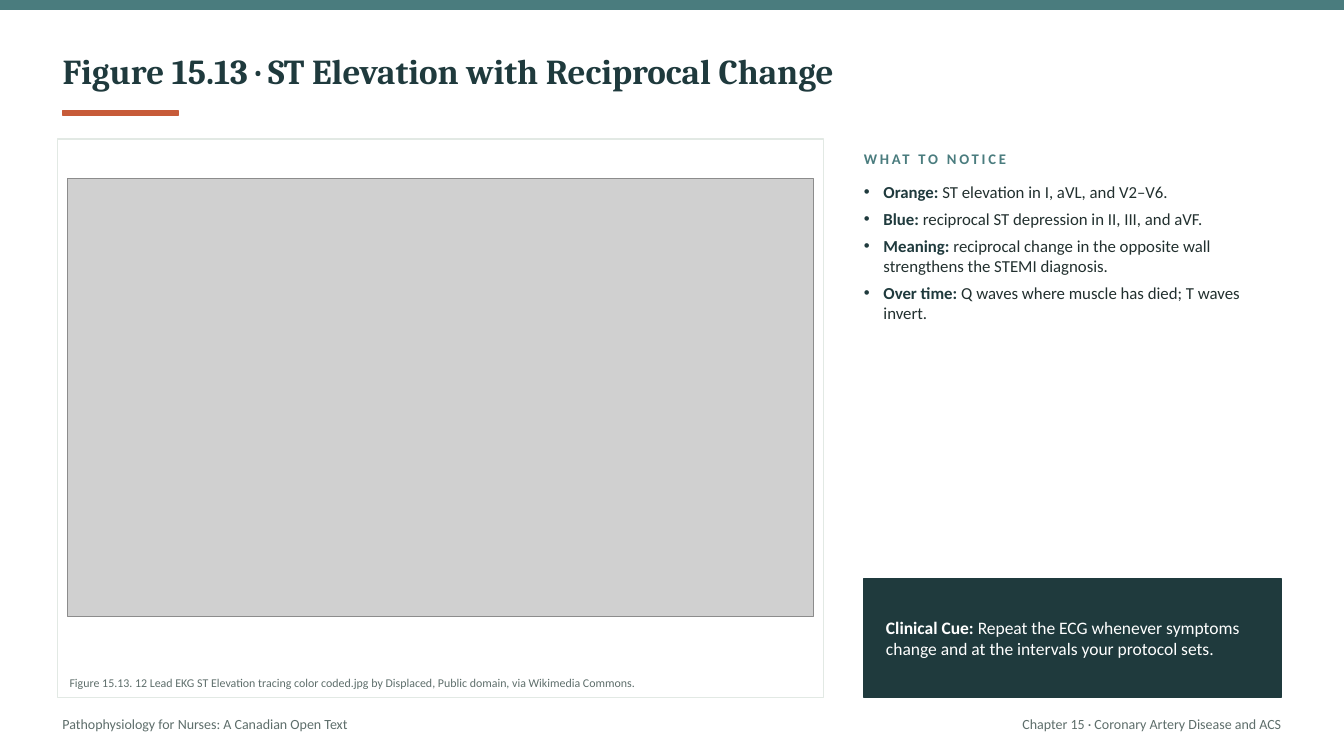
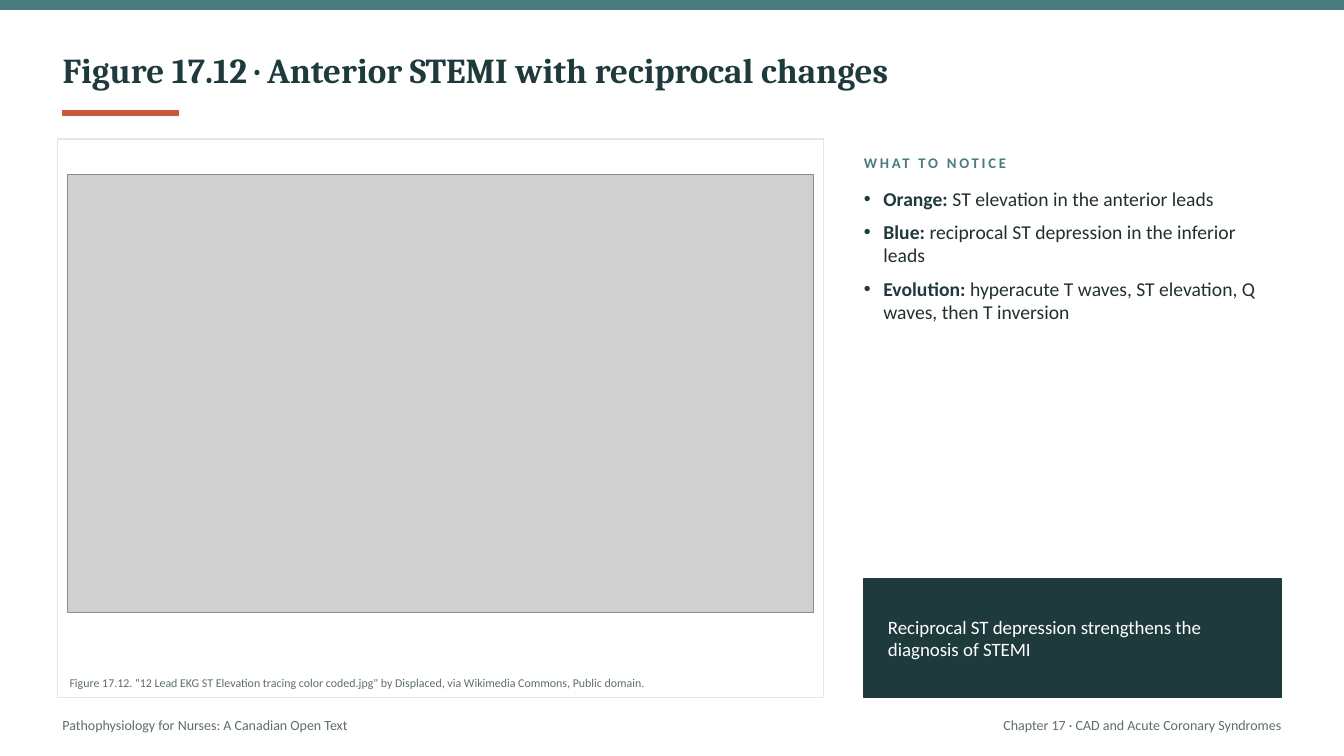
Before and after one commit to andrewleenl/opensourcenursing, a slide deck: slide 39 of Ch17_Coronary_Artery_Disease_and_Acute_Coronary_Syndromes_Lecture_Presentation.pptx (slide 31 before the commit). Drawn at 1344x756 pixels with LibreOffice and Linux fonts; fonts in the diff are those of the drawing; grey boxes stand for pictures. Boxes give left, top, right and bottom in pixels: in the first picture for what was removed or moved away, otherwise in the second. Text is boxed around its words. In the diff, an @@ line names an element or a change of style, - is before the commit and + after.

```diff
--- a/Ch17_Coronary_Artery_Disease_and_Acute_Coronary_Syndromes_Lecture_Presentation.pptx
+++ b/Ch17_Coronary_Artery_Disease_and_Acute_Coronary_Syndromes_Lecture_Presentation.pptx
@@ title at (63,58,888,91): text changed @@
-Figure 15.13 · ST Elevation with Reciprocal Change
+Figure 17.12 · Anterior STEMI with reciprocal changes
@@ text "WHAT TO NOTICE": place and size @@
-text "WHAT TO NOTICE" at (864,143,1281,173)
+text "WHAT TO NOTICE" at (864,146,1281,178)
@@ picture: place and size @@
-picture at (68,178,814,617)
+picture at (68,174,814,612)
@@ text at (883,192,1255,321): text changed; size 12 to 14 pt @@
-• Orange: ST elevation in I, aVL, and V2–V6.
-• Blue: reciprocal ST depression in II, III, and aVF.
-• Meaning: reciprocal change in the opposite wall strengthens the STEMI diagnosis.
-• Over time: Q waves where muscle has died; T waves invert.
+• Orange: ST elevation in the anterior leads
+• Blue: reciprocal ST depression in the inferior leads
+• Evolution: hyperacute T waves, ST elevation, Q waves, then T inversion
@@ text at (888,621,1201,660): text changed; size 12.5 to 13.5 pt @@
-Clinical Cue: Repeat the ECG whenever symptoms change and at the intervals your protocol sets.
+Reciprocal ST depression strengthens the diagnosis of STEMI
@@ text at (70,678,645,689): text changed @@
-Figure 15.13. 12 Lead EKG ST Elevation tracing color coded.jpg by Displaced, Public domain, via Wikimedia Commons.
+Figure 17.12. "12 Lead EKG ST Elevation tracing color coded.jpg" by Displaced, via Wikimedia Commons, Public domain.
@@ text at (1003,720,1281,732): text changed @@
-Chapter 15 · Coronary Artery Disease and ACS
+Chapter 17 · CAD and Acute Coronary Syndromes
```
Also in this commit, not shown: 7 other slides changed, 59 slides added, 42 slides removed, 1 other file.
